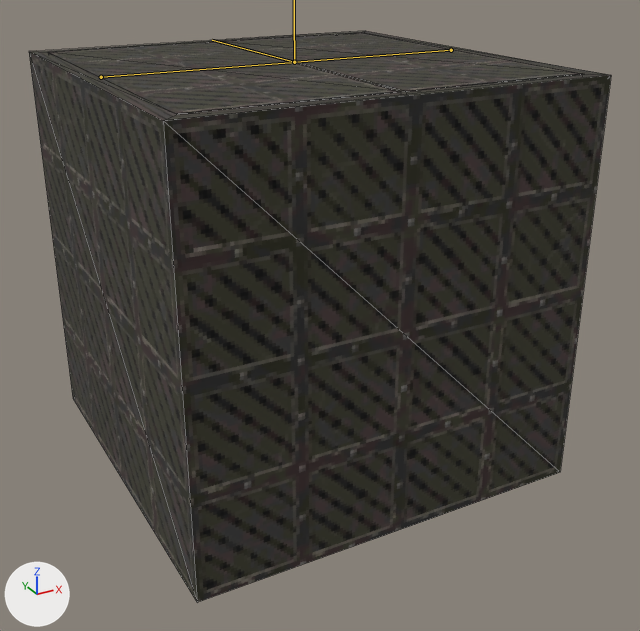
An edit to the glTF model exports/trapdoor.gltf, drawn before and after from the same camera.
Both versions are drawn from a 50 mm lens placed at (-1.96, -3.8, 0.58), pointed at (0.05, -0.15, -1.24). Arrows for +X, +Y and +Z are at lower left; the lights stay in place. The bones that bend it are drawn over the model as lines. Mesh edges are drawn as thin lines.
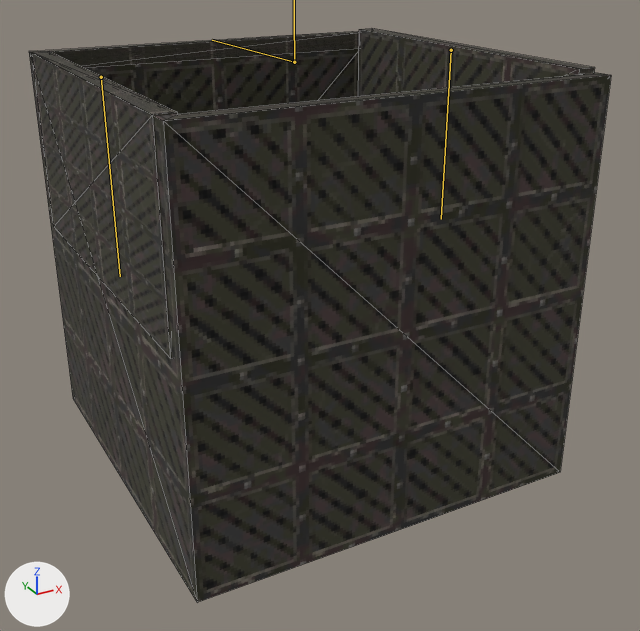
Commit message: fixed trapdoor missing closed animation

The newer file adds an action. The first version stands in its rest pose; the second is drawn at frame 1 of the action 'close_doors'.

Changed parts and their boxes [x1, y1, x2, y2] in the pictures (640 x 631 px):
```json
{"object": "Cube", "change": "posed", "before": [29, 31, 611, 602], "after": [29, 28, 611, 602]}
{"bone": "door_l", "before": "(451, 50) to (294, 62)", "after": "(451, 50) to (441, 219)"}
{"bone": "door_r", "before": "(101, 77) to (291, 62)", "after": "(101, 77) to (120, 276)"}
```

The change, as JSON lines over the scene's bpy script:
```json
{"block": "bone_door_l", "where": "bone_door_l = bpy.data.objects['Armature'].pose.bones['door_l']  # child of 'root'"}
{"op": "set", "path": "bone_door_l.rotation_quaternion", "old": "(1.0, 0.0, 0.0, 0.0)", "new": "(-0.707, 0.0, 0.0, -0.707)", "note": "degrees (0, 0, 0) -> degrees (0, 0, 90)"}
{"block": "bone_door_r", "where": "bone_door_r = bpy.data.objects['Armature'].pose.bones['door_r']  # child of 'root'"}
{"op": "set", "path": "bone_door_r.rotation_quaternion", "old": "(1.0, 0.0, 0.0, 0.0)", "new": "(-0.707, -0.707, 0.0, 0.0)", "note": "degrees (0, 0, 0) -> degrees (90, 0, 0)"}
```
